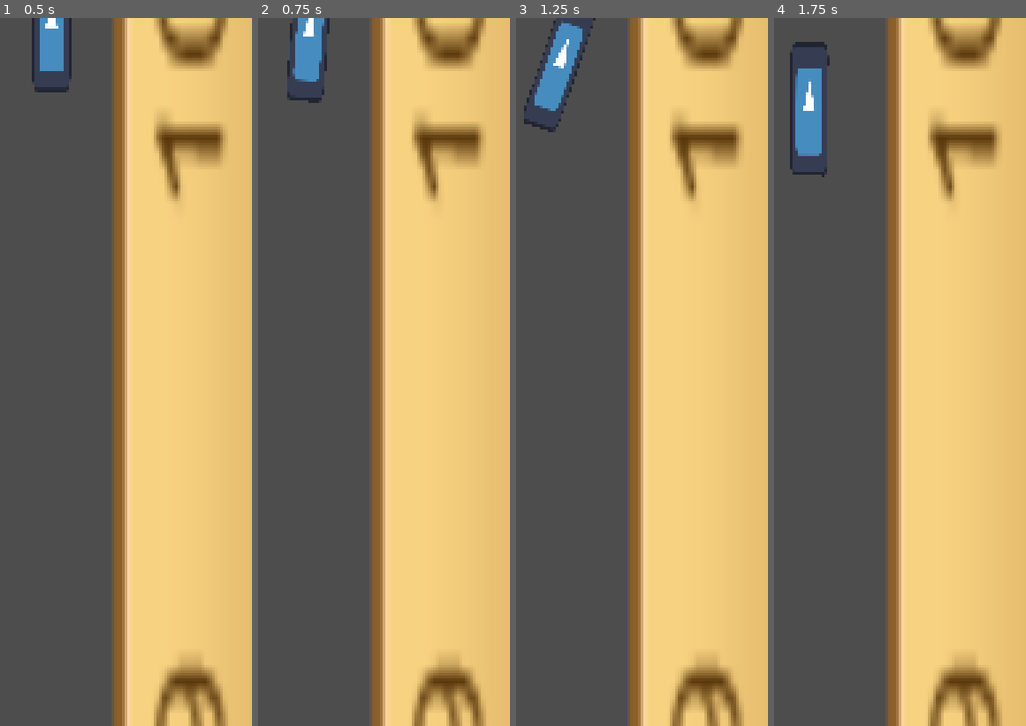
Above: before the commit, frames 1-4 (left to right).
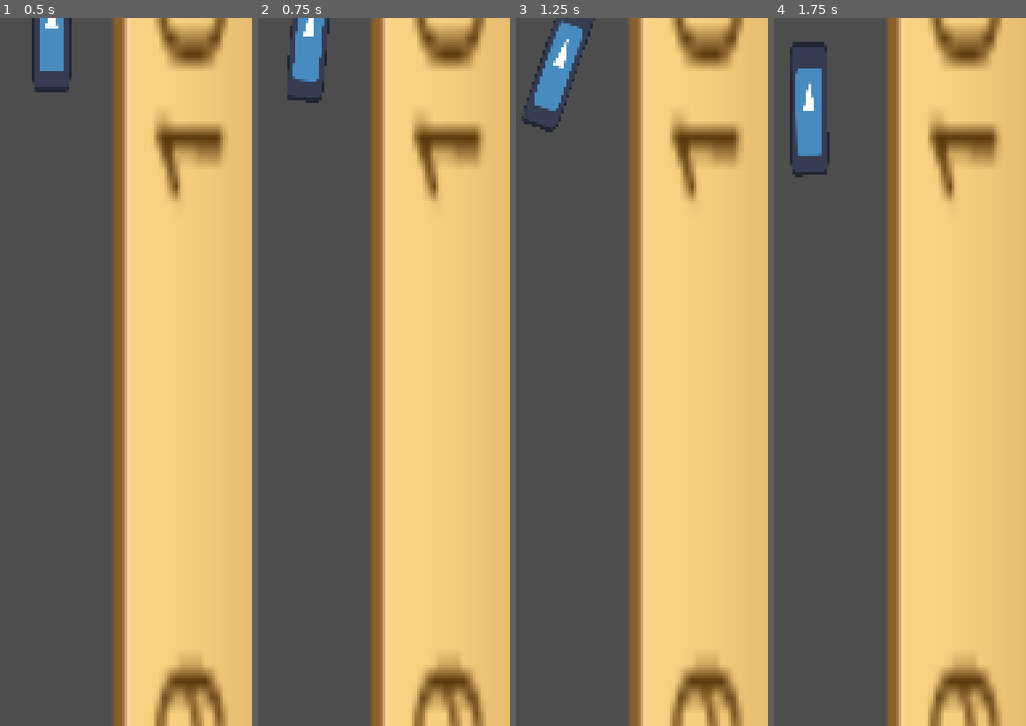
Above: after the commit, the same moments.

Repository: KaratePikachu/egg-drop
Game: Godot game, scene res://test/test_physics_scene.tscn
Two runs of this game, one before a commit and one after it. Both use one fixed random seed, a clock stepped at 60 frames per second and the inputs below. The project has no main scene, so this scene is started directly. The engine's default icon, where the game draws it, is replaced by a stand-in: a white triangle on a blue panel in a dark square.
Inputs:
- Up to frame 1 (0.5 s): no input
- Up to frame 2 (0.75 s): hold D (right_fan) from 0.53 s (still down)
- Up to frame 3 (1.25 s): keep holding D (right_fan)
- Up to frame 4 (1.75 s): release D (right_fan) at 1.28 s; hold A (left_fan) from 1.28 s (still down)

Frame 1 is identical in both runs. In frame 2, less than 0.1% of the frame differs, in the area x 11-28%, y 0-12%; in frame 3, 0.2%; in frame 4, 0.2%, in the area x 6-23%, y 3-23%.

Commit message:
moved responsibilities to the mods

Diff:
--- a/modifications/modification.gd
+++ b/modifications/modification.gd
@@ -5,3 +5,6 @@
 @export var icon : Texture
 @export var is_single_use : bool
 @export var input: String
+
+var used : bool
+var toggled : bool
--- a/test/egg.gd
+++ b/test/egg.gd
@@ -13,45 +13,39 @@
 
 @export var modifications: Array[Modification]
 
-var unused: Array[Modification]
-var toggled: Array[Modification]
-var untoggled: Array[Modification]
-
 var omega: float = 0.0
 var fan_force = 0
 var parachute_open: bool
 var theta: float = 0.0
 
 func _refresh_mods() -> void:
-	unused.clear()
-	toggled.clear()
-	untoggled.clear()
+	for mod : Modification in modifications:
+		mod.used = false
+		mod.toggled = false
 
 func _ready() -> void:
+	_refresh_mods()
+
+func _input(event: InputEvent) -> void:
 	for mod in modifications:
+		if not event.is_action_pressed(mod.input):
+			continue
+
+		if mod.is_single_use and mod.used:
+			continue
+
 		if mod.is_single_use:
-			unused.append(mod)
+			activate_mod(mod)
+			mod.used = true
 		else:
-			untoggled.append(mod)
-
-func _process(delta: float) -> void:
-	for mod in modifications:
-		if Input.is_action_just_pressed(mod.input):
-			if mod.is_single_use:
-				if mod in unused:
-					unused.erase(mod)
-					activate_mod(mod)
+			if not mod.toggled:
+				activate_mod(mod)
 			else:
-				if mod in toggled:
-					toggled.erase(mod)
-					deactivate_mod(mod)
-					untoggled.append(mod)
-				elif mod in untoggled:
-					untoggled.erase(mod)
-					activate_mod(mod)
-					toggled.append(mod)
+				deactivate_mod(mod)
+		return
 
 func deactivate_mod(mod: Modification) -> void:
+	mod.toggled = false
 	match mod.name:
 		"left_fan":
 			fan_force -= -5
@@ -61,6 +55,7 @@
 			parachute_open = false
 
 func activate_mod(mod: Modification) -> void:
+	mod.toggled = true
 	match mod.name:
 		"left_fan":
 			fan_force += -5
